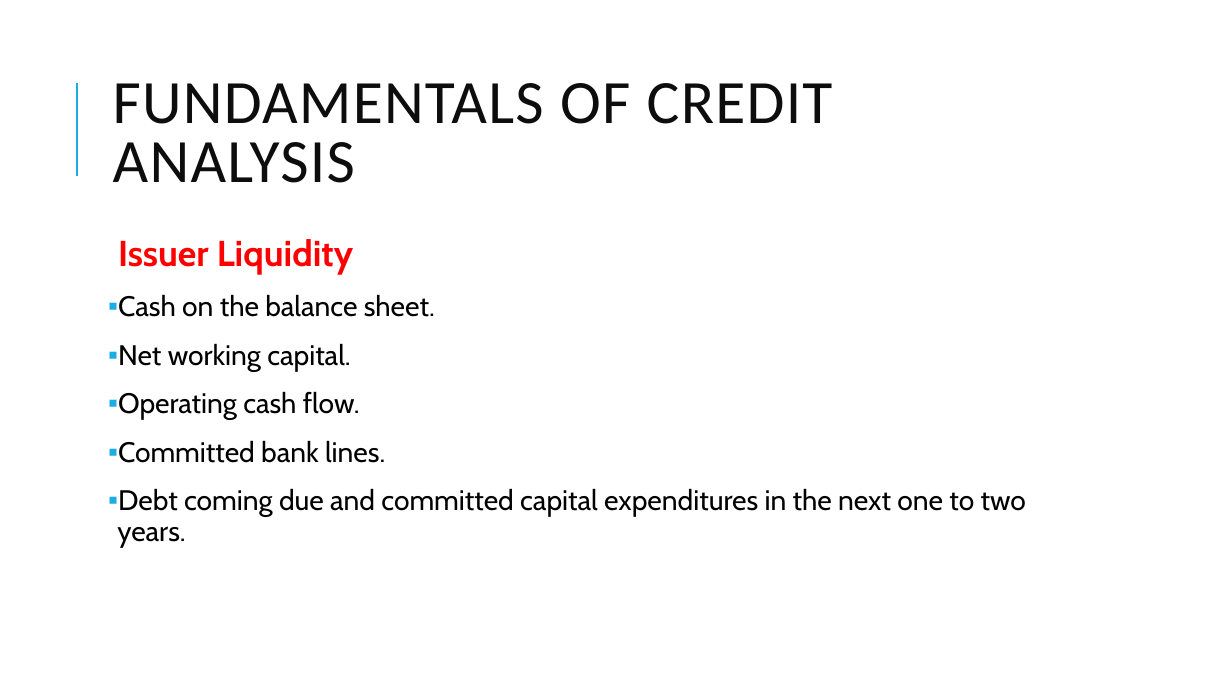
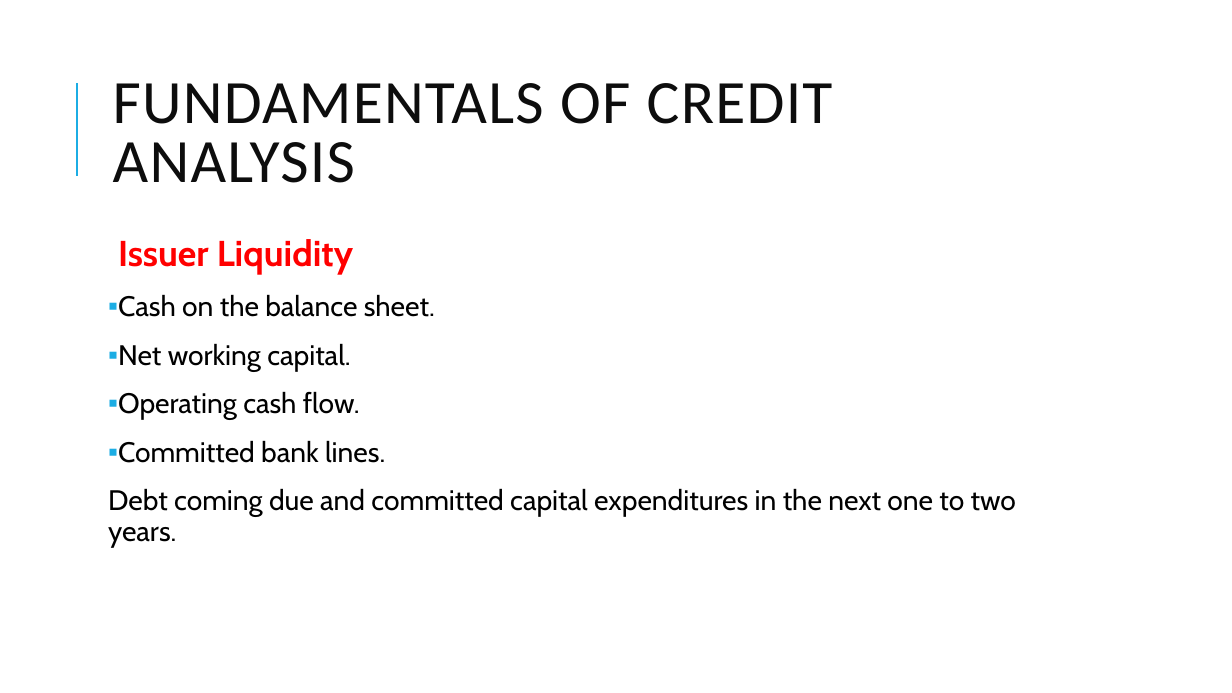
Before and after one commit to Isco0530/data, a slide deck: slide 6 of Fixed Income-35.pptx. Drawn at 1232x693 pixels with LibreOffice and Linux fonts; fonts in the diff are those of the drawing. Boxes give left, top, right and bottom in pixels: in the first picture for what was removed or moved away, otherwise in the second. Text is boxed around its words. In the diff, an @@ line names an element or a change of style, - is before the commit and + after.

```diff
--- a/Fixed Income-35.pptx
+++ b/Fixed Income-35.pptx
@@ text at [108, 488, 1016, 547]: bullet ▪ to none @@
```
Also in this commit, not shown: 4 other slides changed.
